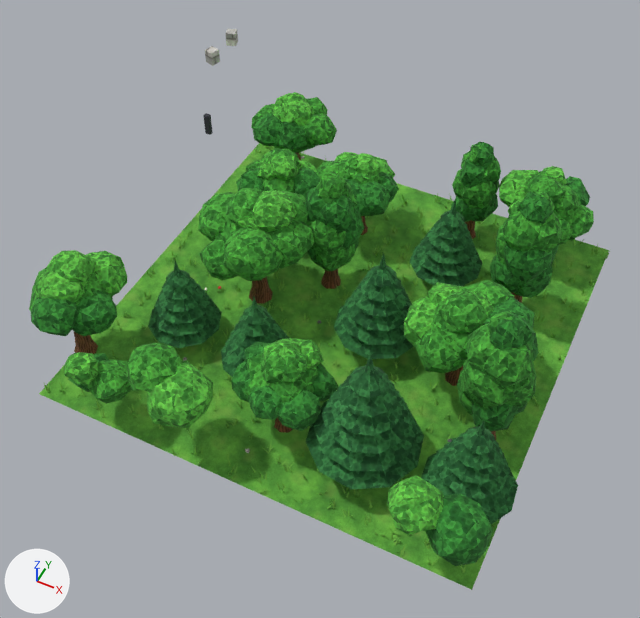
The glTF model assets/models/town_b/chunk_3_0.glb, before and after one commit.
Both versions are drawn from a 50 mm lens placed at (65.1, -28.1, 25.1), pointed at (55.9, -9.8, 2.2). Arrows for +X, +Y and +Z are at lower left; the lights stay in place. The older version comes first. Vertices at exactly the same position are counted once.

The scene before the commit, as lines of its bpy script (objects in view):
```python
me_chunk_3_0 = bpy.data.meshes.new('chunk_3_0')
me_chunk_3_0.from_pydata(...)  # 17535 vertices, 25030 faces; spans x 46.9..64.3, y -16.8..0.3, z -0.1..7.2
me_chunk_3_0.materials.append(mat_grass_a)
me_chunk_3_0.materials.append(mat_stone_light)
me_chunk_3_0.materials.append(mat_rock)
me_chunk_3_0.materials.append(mat_stone)
me_chunk_3_0.materials.append(mat_iron)
me_chunk_3_0.materials.append(mat_flower_y)
me_chunk_3_0.materials.append(mat_leaf_b)
me_chunk_3_0.materials.append(mat_flower_r)
me_chunk_3_0.materials.append(mat_tuft)
me_chunk_3_0.materials.append(mat_flower_p)
me_chunk_3_0.materials.append(mat_flower_w)
me_chunk_3_0.materials.append(mat_trunk)
me_chunk_3_0.materials.append(mat_leaf_a)
me_chunk_3_0.materials.append(mat_leaf_c)
me_chunk_3_0.materials.append(mat_rock_dark)
me_chunk_3_0.materials.append(mat_leaf_pine)
ob_chunk_3_0 = bpy.data.objects.new('chunk_3_0', me_chunk_3_0)
ob_chunk_3_0.location = (0.0, 0.0, 0.0)
```
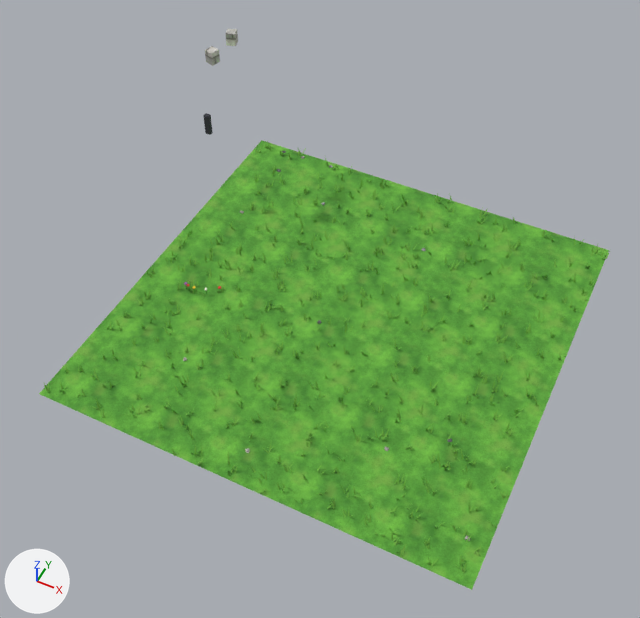
Changed parts and their boxes (x1, y1, x2, y2) in the pictures (640 x 618 px):
'chunk_3_0', reshaped
    before: (29, 29, 610, 590)
    after: (39, 29, 610, 590)
part 1 of me_chunk_3_0, deleted (green)
    before: (29, 92, 594, 566)

What changed in the scene script:
```text
Change me_chunk_3_0:
    used by ob_chunk_3_0; location = (0.0, 0.0, 0.0)
    remove me_chunk_3_0.from_pydata(...)  # 17535 vertices, 25030 faces; spans x 46.9..64.3, y -16.8..0.3, z -0.1..7.2
    add me_chunk_3_0.from_pydata(...)  # 10157 vertices, 10542 faces; spans x 48.0..64.1, y -16.1..0.1, z -0.1..7.2
    me_chunk_3_0 part 1: 216 loose pieces with 7378 vertices, spanning x 46.9..64.3, y -16.8..0.3, z 0.0..6.0, are deleted
    remove me_chunk_3_0.materials.append(mat_trunk)
    remove me_chunk_3_0.materials.append(mat_leaf_a)
    remove me_chunk_3_0.materials.append(mat_leaf_c)
    remove me_chunk_3_0.materials.append(mat_leaf_pine)
```
